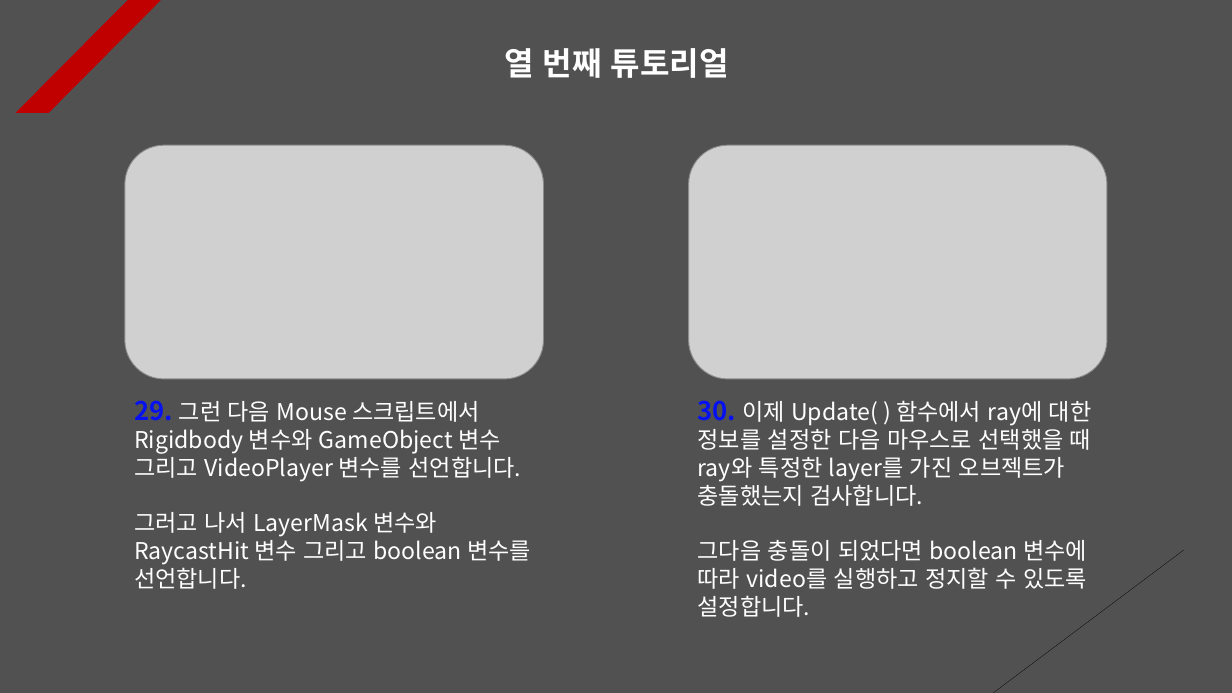
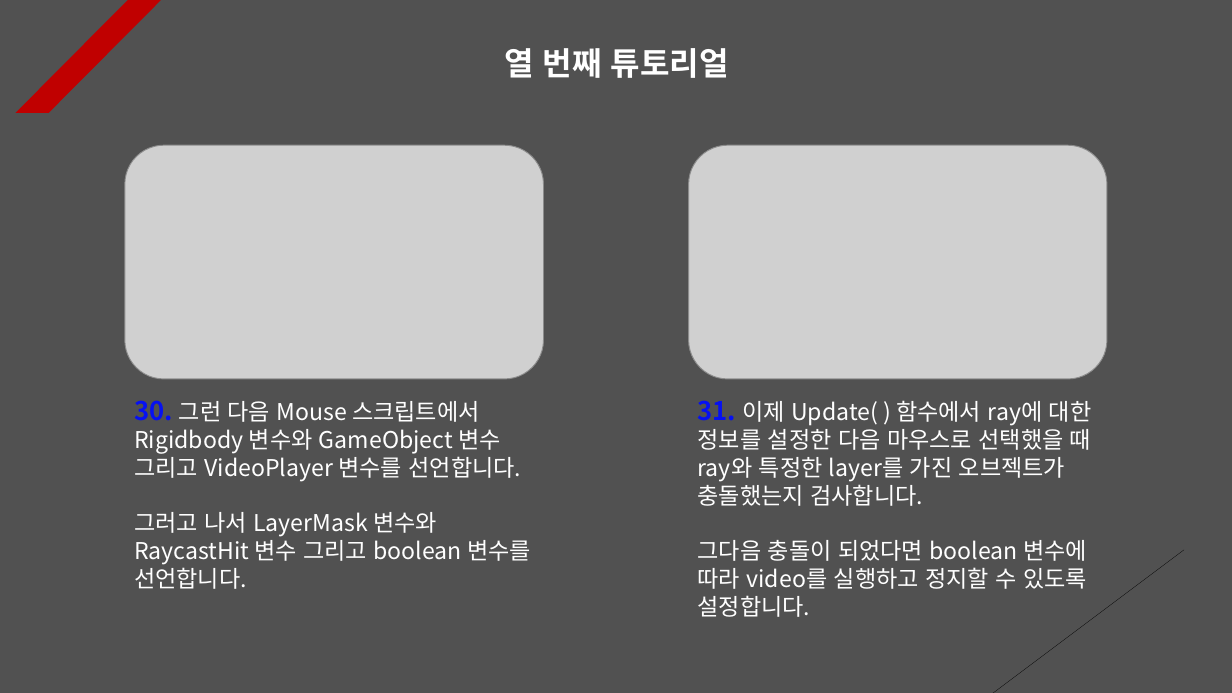
Before and after one commit to Unity2033/3D-UnityEngine, a slide deck: slide 10 of Assets/Class/Mouse Function/PPT Data/Mouse Example.pptx. Drawn at 1232x693 pixels with LibreOffice and Linux fonts; fonts in the diff are those of the drawing; grey boxes stand for pictures. Boxes give left, top, right and bottom in pixels: in the first picture for what was removed or moved away, otherwise in the second. Text is boxed around its words. In the diff, an @@ line names an element or a change of style, - is before the commit and + after.

Commit message:
NavMesh Agent Tutorial Renewal
- Implementation of AI object
  reconnaissance system

- InvokeRepeating function is used
  to implement repeated calling in
  the start function.

- Each PPT data update

- Delete and add resource data

```diff
--- a/Assets/Class/Mouse Function/PPT Data/Mouse Example.pptx
+++ b/Assets/Class/Mouse Function/PPT Data/Mouse Example.pptx
@@ text at [134, 400, 521, 482]: text changed @@
-29. 그런 다음 Mouse 스크립트에서 Rigidbody 변수와 GameObject 변수 그리고 VideoPlayer 변수를 선언합니다.
+30. 그런 다음 Mouse 스크립트에서 Rigidbody 변수와 GameObject 변수 그리고 VideoPlayer 변수를 선언합니다.
@@ text at [698, 400, 1092, 506]: text changed @@
-30. 이제 Update( ) 함수에서 ray에 대한 정보를 설정한 다음 마우스로 선택했을 때 ray와 특정한 layer를 가진 오브젝트가 충돌했는지 검사합니다.
+31. 이제 Update( ) 함수에서 ray에 대한 정보를 설정한 다음 마우스로 선택했을 때 ray와 특정한 layer를 가진 오브젝트가 충돌했는지 검사합니다.
```
Also in this commit, not shown: 7 other slides changed, 3 slides added, 22 other files.
